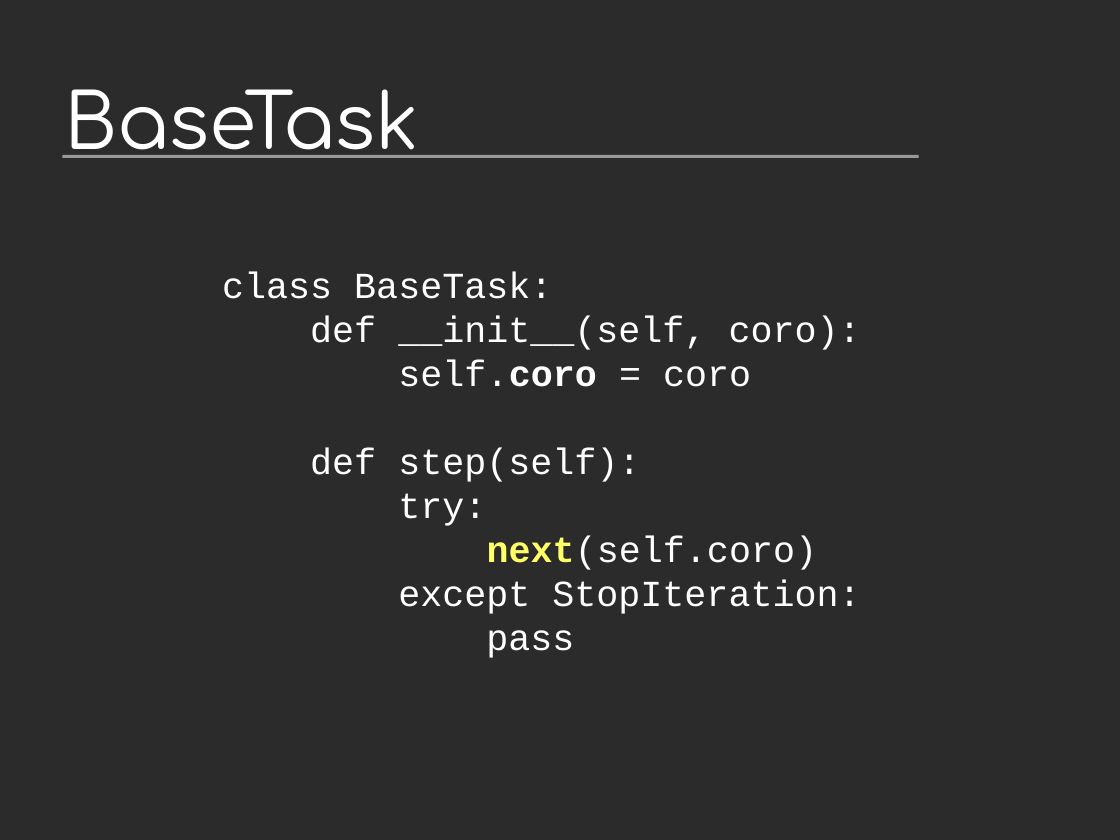
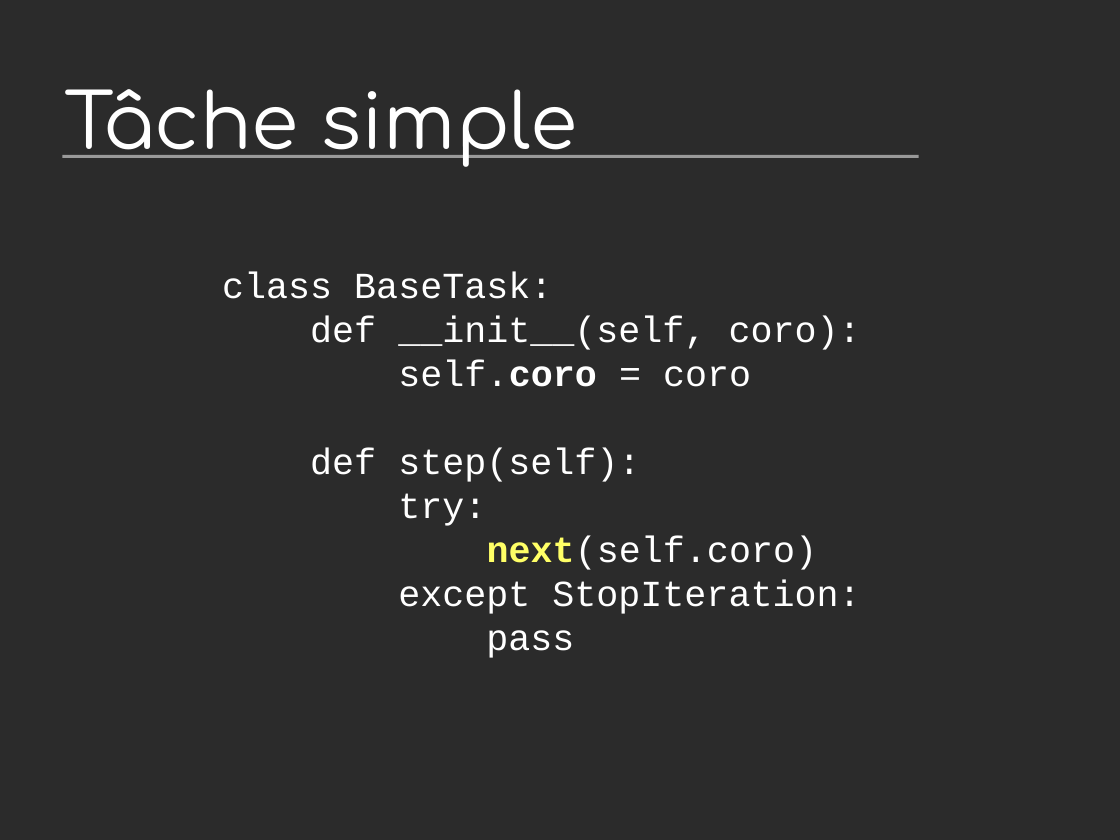
Before and after one commit to vstinner/talks, a slide deck: slide 30 of 2014-Pycon-Lyon/asyncio.odp. Drawn at 1120x840 pixels with LibreOffice and Linux fonts; fonts in the diff are those of the drawing; background and template pictures are left out; a plain dark background stands for a picture behind light text. Boxes give left, top, right and bottom in pixels: in the first picture for what was removed or moved away, otherwise in the second. Text is boxed around its words. In the diff, an @@ line names an element or a change of style, - is before the commit and + after.

```diff
--- a/2014-Pycon-Lyon/asyncio.odp
+++ b/2014-Pycon-Lyon/asyncio.odp
@@ title at (64, 89, 577, 167): text changed @@
-BaseTask
+Tâche simple
```
Also in this commit, not shown: 6 other slides changed, 3 slides added, 3 slides removed, 1 other file.
